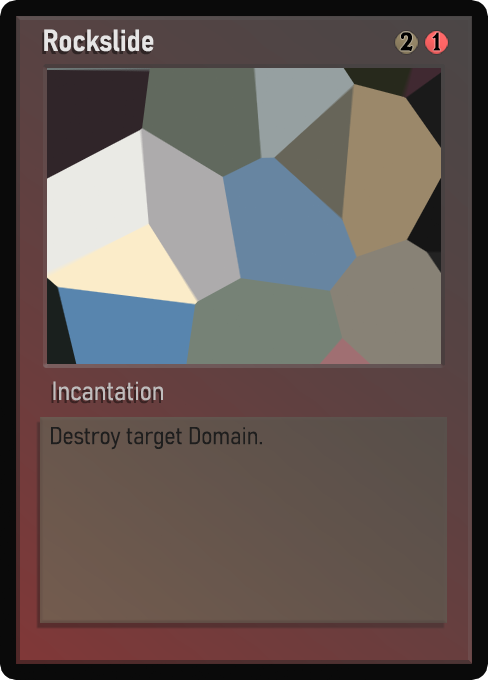
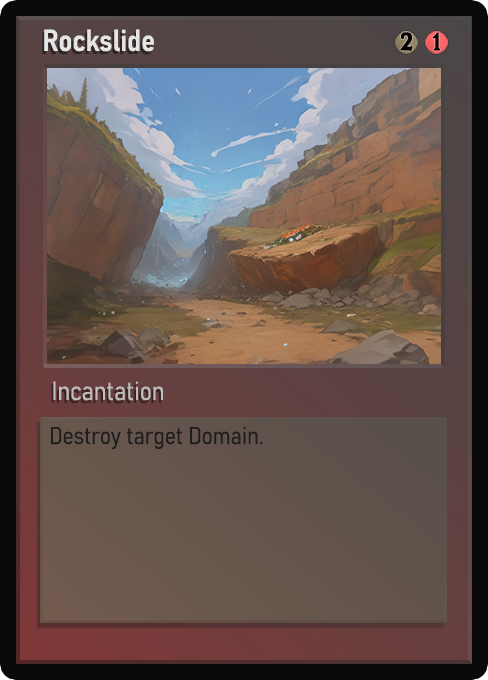
Layer changes from the first 488×680 image to the second:
painted on "Name" over [51, 29, 154, 52]
painted on "Class" over [72, 386, 151, 401]
painted on "Desc_norm" over [59, 427, 263, 450]
painted on "Artwork" over [47, 68, 441, 364]
